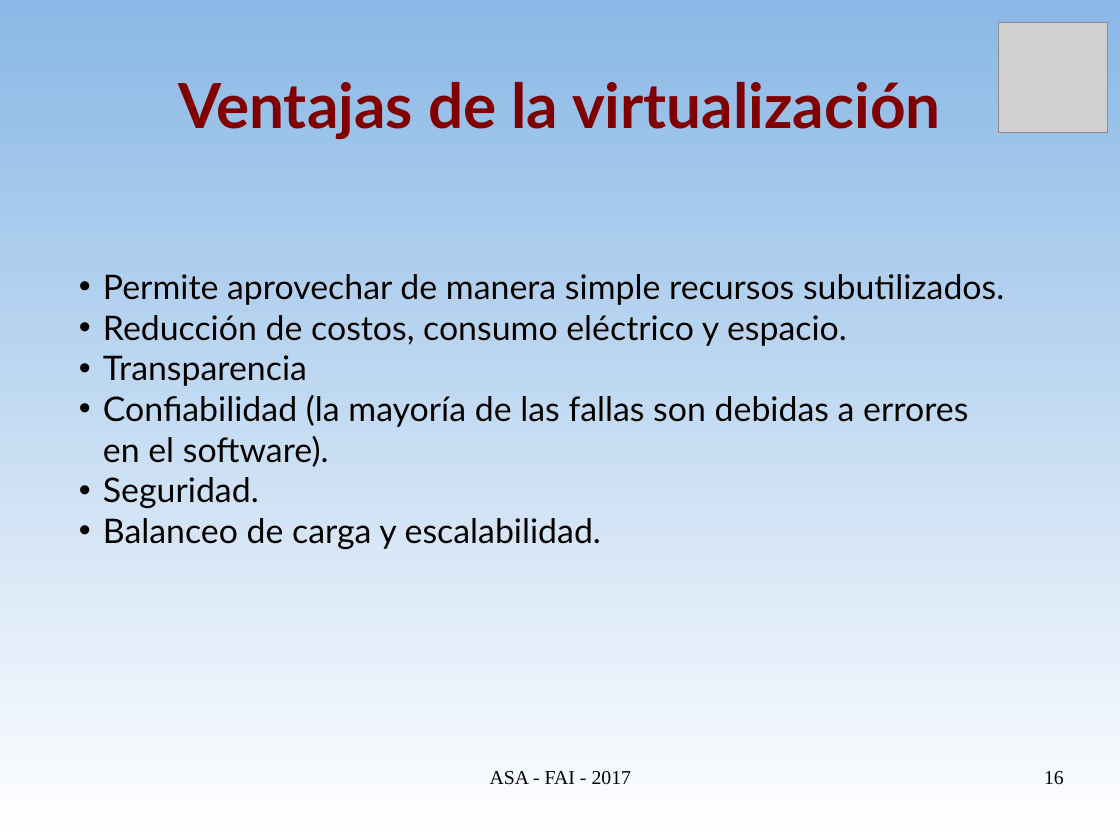
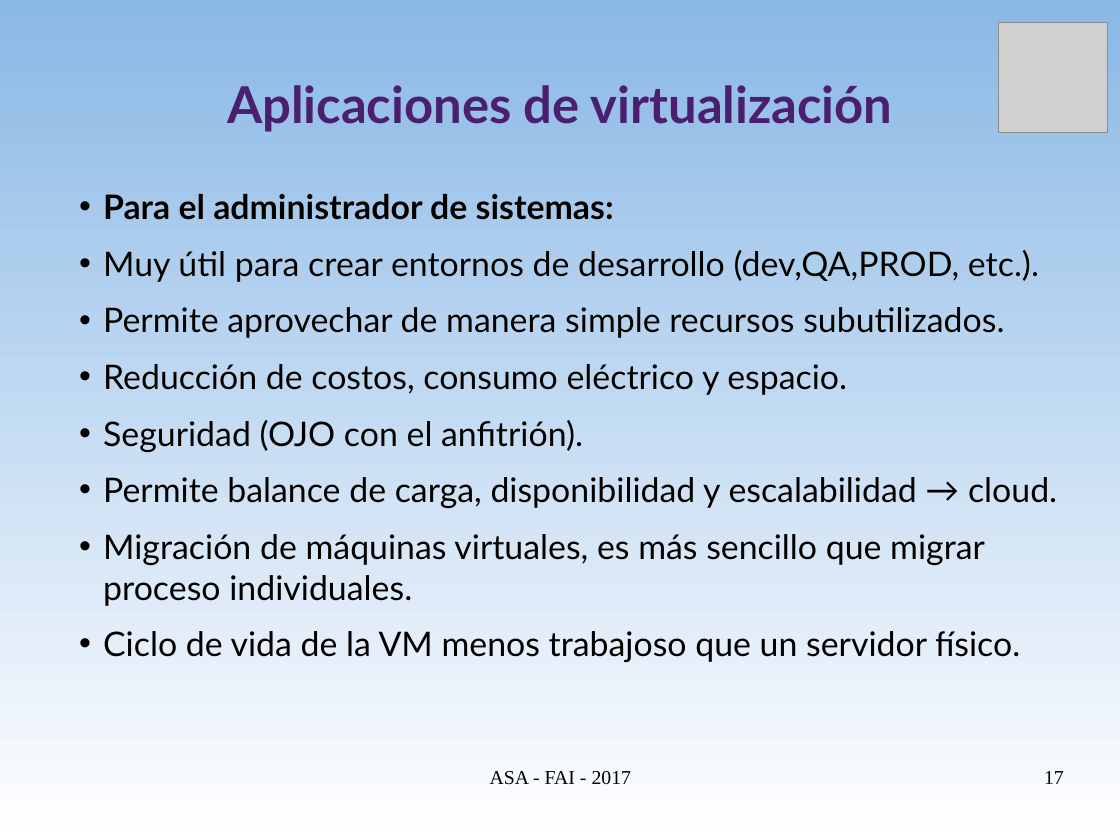
Before and after one commit to niniadcobre/asa, a slide deck: slide 17 of clases/ASA-virt.odp (slide 16 before the commit). Drawn at 1120x840 pixels with LibreOffice and Linux fonts; fonts in the diff are those of the drawing; grey boxes stand for pictures. Boxes give left, top, right and bottom in pixels: in the first picture for what was removed or moved away, otherwise in the second. Text is boxed around its words. In the diff, an @@ line names an element or a change of style, - is before the commit and + after.

```diff
--- a/clases/ASA-virt.odp
+++ b/clases/ASA-virt.odp
@@ title at bbox=[227, 85, 893, 132]: text changed; size 44 to 36 pt; text colour #800000 to #4B1F6F @@
-Ventajas de la virtualización
+Aplicaciones de virtualización
@@ text "Para el administrador de sistemas:": place and size @@
-text "Para el administrador de sistemas:" at bbox=[103, 274, 1004, 550]
+text "Para el administrador de sistemas:" at bbox=[103, 194, 1057, 662]
@@ text at bbox=[103, 194, 1039, 282]: paragraphs added @@
+• Para el administrador de sistemas:
+• Muy útil para crear entornos de desarrollo (dev,QA,PROD, etc.).
@@ text at bbox=[103, 307, 1004, 395]: more space between paragraphs @@
@@ text at bbox=[103, 420, 1057, 662]: text changed @@
-• Transparencia
-• Confiabilidad (la mayoría de las fallas son debidas a errores
-  en el software).
-• Seguridad.
-• Balanceo de carga y escalabilidad.
+• Seguridad (OJO con el anfitrión).
+• Permite balance de carga, disponibilidad y escalabilidad → cloud.
+• Migración de máquinas virtuales, es más sencillo que migrar
+  proceso individuales.
+• Ciclo de vida de la VM menos trabajoso que un servidor físico.
@@ page number at bbox=[1044, 771, 1064, 784]: text changed @@
-16
+17
```
Also in this commit, not shown: 11 other slides changed, 1 slide added, 16 slides removed, 1 other file.
